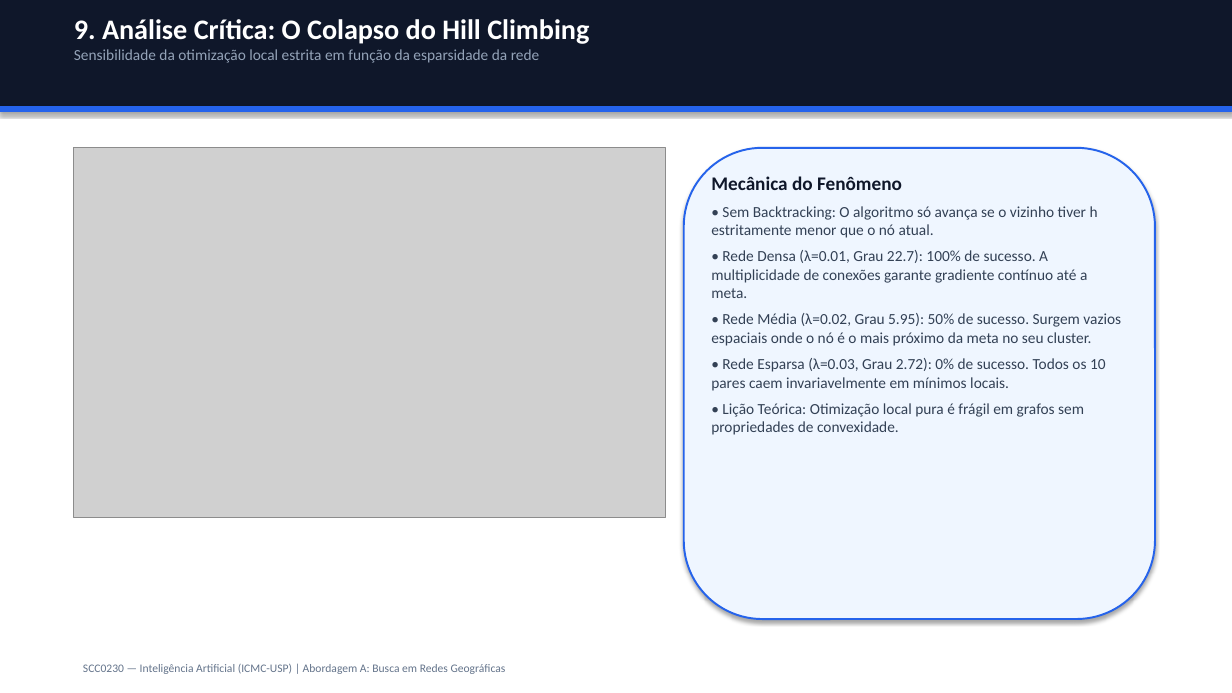
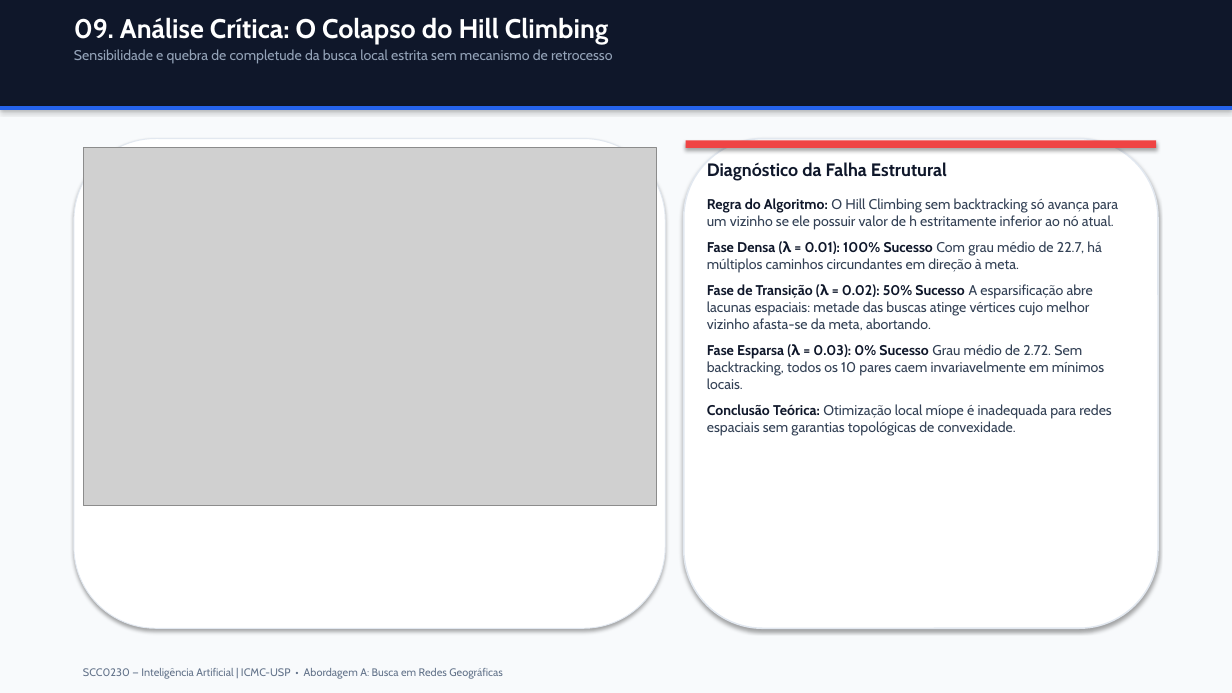
Before and after one commit to pietroggu/rede-geografica-trabalho-ia, a slide deck: slide 10 of outputs/apresentacao_busca_redes.pptx. Drawn at 1232x693 pixels with LibreOffice and Linux fonts; fonts in the diff are those of the drawing; grey boxes stand for pictures. Boxes give left, top, right and bottom in pixels: in the first picture for what was removed or moved away, otherwise in the second. Text is boxed around its words. In the diff, an @@ line names an element or a change of style, - is before the commit and + after.

```diff
--- a/outputs/apresentacao_busca_redes.pptx
+++ b/outputs/apresentacao_busca_redes.pptx
@@ rectangle: place and size @@
-rectangle at [0,106,1232,112]
+rectangle at [0,0,1232,106]
@@ rectangle at [0,0,1232,106]: fill #2563EB to #0F172A; outline #2563EB 0.75 pt to none @@
@@ rectangle: place and size @@
-rectangle at [0,0,1232,106]
+rectangle at [0,0,1232,693]
@@ rectangle at [0,0,1232,693]: fill #0F172A to #F8FAFC; outline #0F172A 0.75 pt to none @@
@@ text at [74,17,613,64]: text changed; size 12 to 11 pt; font Calibri to Cabin @@
-9. Análise Crítica: O Colapso do Hill Climbing
-Sensibilidade da otimização local estrita em função da esparsidade da rede
+09. Análise Crítica: O Colapso do Hill Climbing
+Sensibilidade e quebra de completude da busca local estrita sem mecanismo de retrocesso
@@ rectangle added at [0,106,1232,110], fill #2563EB @@
@@ rounded rectangle added at [74,139,665,628], fill #FFFFFF, outline #E2E8F0 0.75 pt @@
@@ picture: place and size @@
-picture at [74,148,665,518]
+picture at [83,148,656,506]
@@ rounded rectangle: place and size @@
-rounded rectangle at [684,148,1155,619]
+rounded rectangle at [684,139,1158,628]
@@ rounded rectangle at [684,139,1158,628]: fill #EFF6FF to #FFFFFF; outline #2563EB 1.5 pt to #E2E8F0 1.2 pt @@
@@ rectangle added at [686,140,1156,148], fill #EF4444 @@
@@ text at [707,162,1118,436]: text changed; size 12 to 11 pt; font Calibri to Cabin @@
-Mecânica do Fenômeno
-• Sem Backtracking: O algoritmo só avança se o vizinho tiver h estritamente menor que o nó atual.
-• Rede Densa (λ=0.01, Grau 22.7): 100% de sucesso. A multiplicidade de conexões garante gradiente contínuo até a meta.
-• Rede Média (λ=0.02, Grau 5.95): 50% de sucesso. Surgem vazios espaciais onde o nó é o mais próximo da meta no seu cluster.
-• Rede Esparsa (λ=0.03, Grau 2.72): 0% de sucesso. Todos os 10 pares caem invariavelmente em mínimos locais.
-• Lição Teórica: Otimização local pura é frágil em grafos sem propriedades de convexidade.
+Diagnóstico da Falha Estrutural
+Regra do Algoritmo: O Hill Climbing sem backtracking só avança para um vizinho se ele possuir valor de h estritamente inferior ao nó atual.
+Fase Densa (λ = 0.01): 100% Sucesso Com grau médio de 22.7, há múltiplos caminhos circundantes em direção à meta.
+Fase de Transição (λ = 0.02): 50% Sucesso A esparsificação abre lacunas espaciais: metade das buscas atinge vértices cujo melhor vizinho afasta-se da meta, abortando.
+Fase Esparsa (λ = 0.03): 0% Sucesso Grau médio de 2.72. Sem backtracking, todos os 10 pares caem invariavelmente em mínimos locais.
+Conclusão Teórica: Otimização local míope é inadequada para redes espaciais sem garantias topológicas de convexidade.
@@ text at [83,668,503,679]: text changed; size 9 to 8.5 pt; font Calibri to Cabin @@
-SCC0230 — Inteligência Artificial (ICMC-USP) | Abordagem A: Busca em Redes Geográficas
+SCC0230 — Inteligência Artificial | ICMC-USP • Abordagem A: Busca em Redes Geográficas
```
Also in this commit, not shown: 11 other slides changed, 11 other files.
